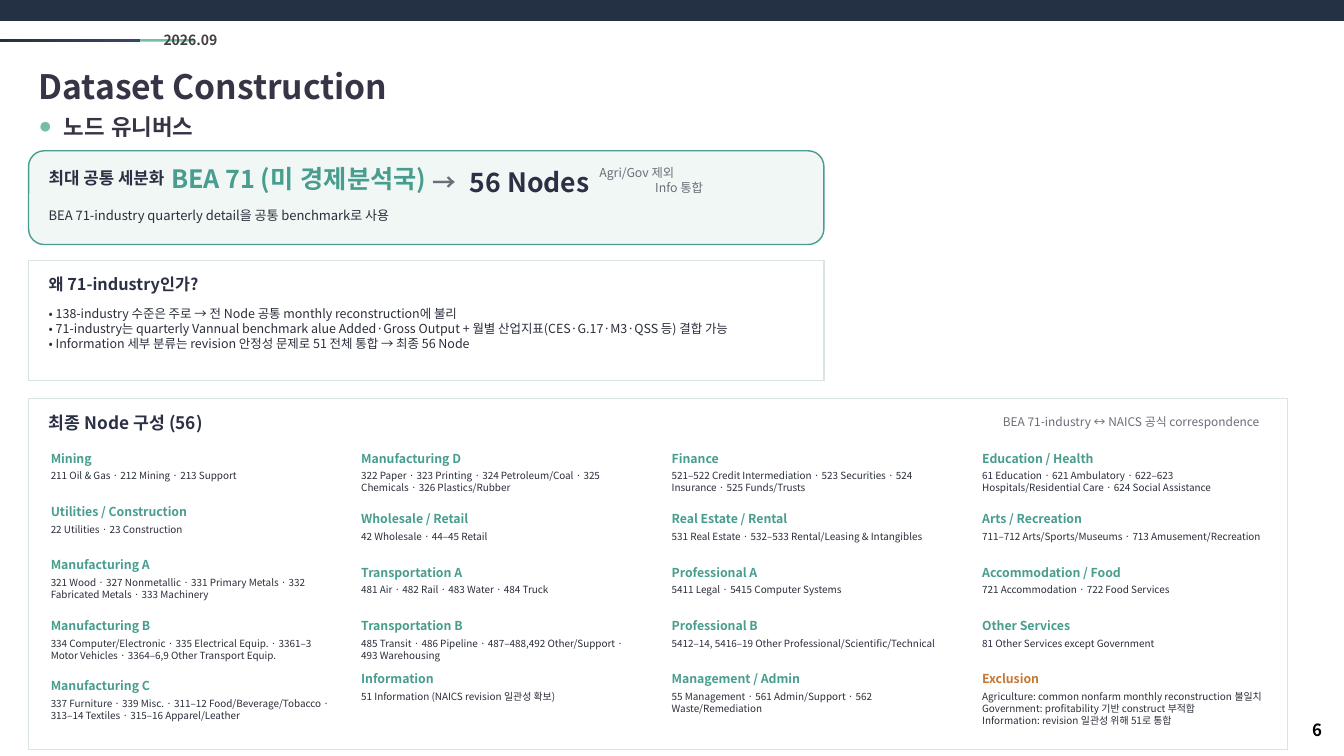
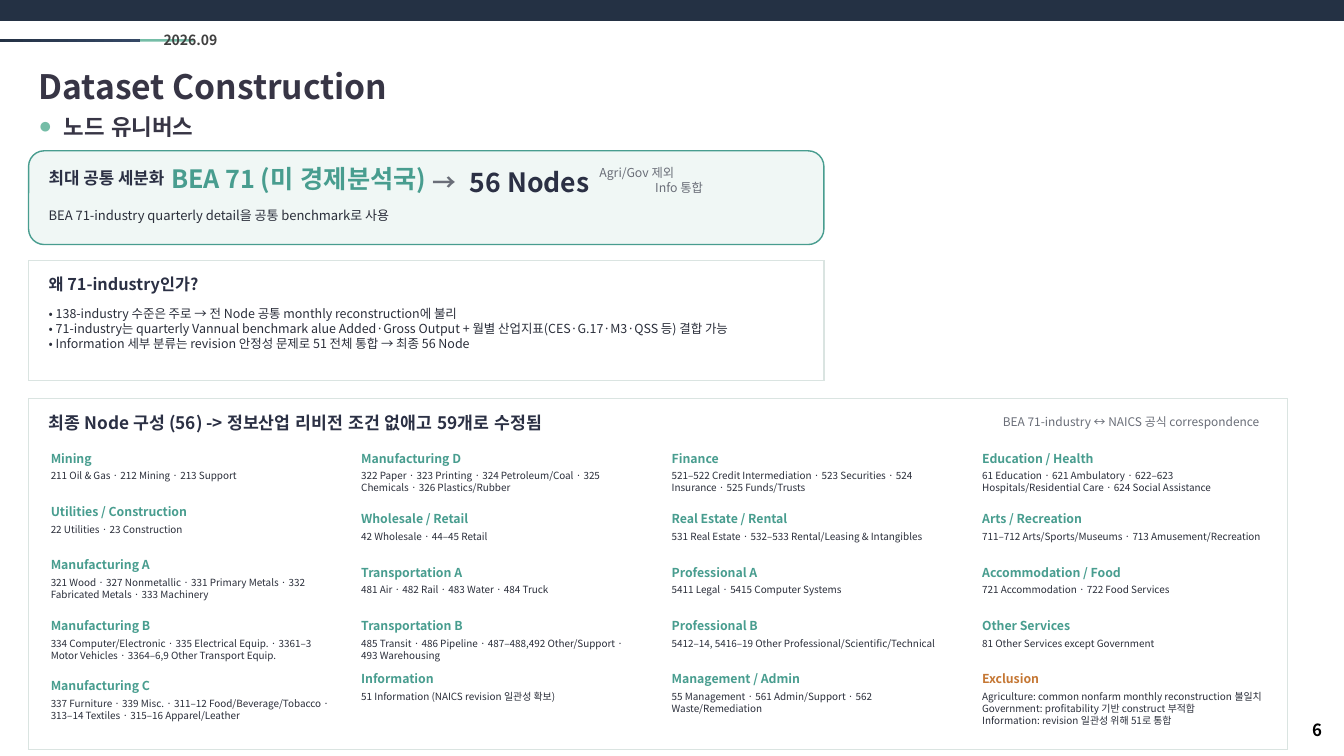
Before and after one commit to lab-axis/PRISM, a slide deck: slide 6 of Docs/PRISM-20260902.pptx. Drawn at 1344x756 pixels with LibreOffice and Linux fonts; fonts in the diff are those of the drawing; background and template pictures are left out. Boxes give left, top, right and bottom in pixels: in the first picture for what was removed or moved away, otherwise in the second. Text is boxed around its words. In the diff, an @@ line names an element or a change of style, - is before the commit and + after.

Commit message:
[DOC] Save updated PRISM presentation

```diff
--- a/Docs/PRISM-20260902.pptx
+++ b/Docs/PRISM-20260902.pptx
@@ text at <box>49,414,543,433</box>: text changed @@
-최종 Node 구성 (56)
+최종 Node 구성 (56) -> 정보산업 리비전 조건 없애고 59개로 수정됨
```
